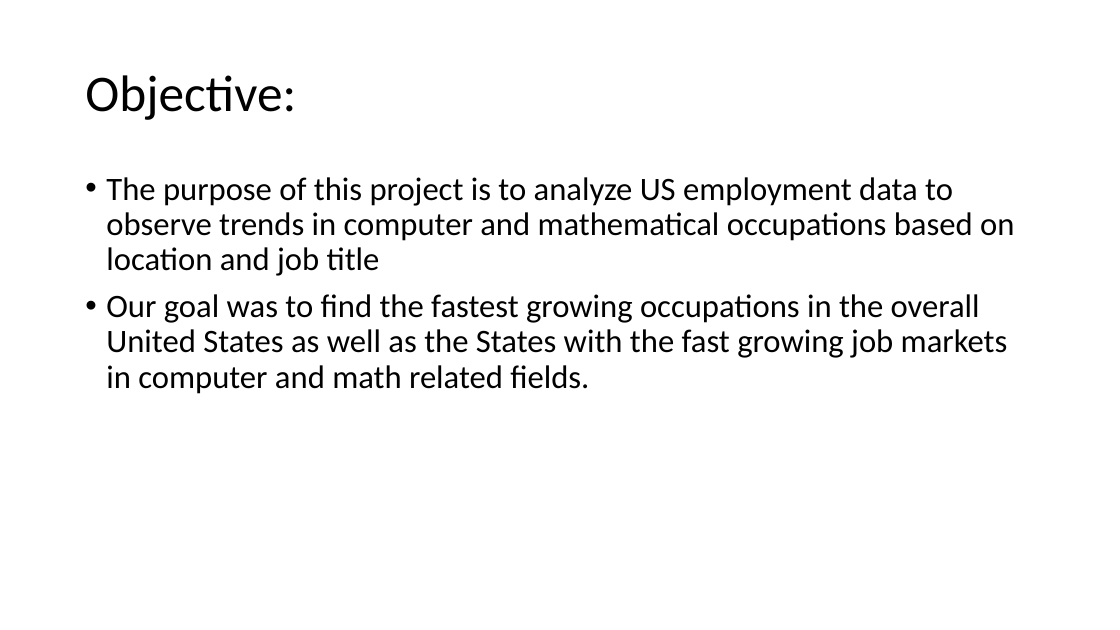
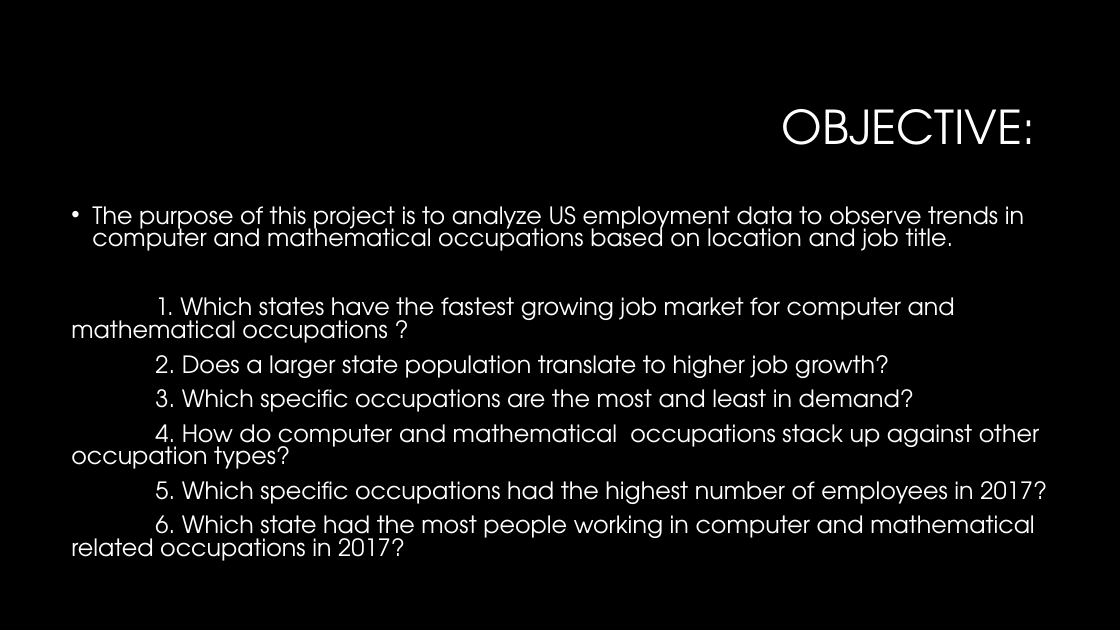
Before and after one commit to WCW789/Project1, a slide deck: slide 2 of Group_5_Presentation.pptx. Drawn at 1120x630 pixels with LibreOffice and Linux fonts; fonts in the diff are those of the drawing; background and template pictures are left out. Boxes give left, top, right and bottom in pixels: in the first picture for what was removed or moved away, otherwise in the second. Text is boxed around its words. In the diff, an @@ line names an element or a change of style, - is before the commit and + after.

```diff
--- a/Group_5_Presentation.pptx
+++ b/Group_5_Presentation.pptx
@@ background #FFFFFF to #000000 @@
@@ title at box(782, 109, 1036, 145): text changed; size 44 to 40 pt; font Calibri to TeX Gyre Adventor; text colour #000000 to #FFFFFF @@
-Objective:
+OBJECTIVE:
@@ text at box(71, 206, 1047, 561): text changed; size 28 to 20.4 pt; font Calibri to TeX Gyre Adventor; text colour #000000 to #FFFFFF @@
-• The purpose of this project is to analyze US employment data to observe trends in computer and mathematical occupations based on location and job title
-• Our goal was to find the fastest growing occupations in the overall United States as well as the States with the fast growing job markets in computer and math related fields.
+• The purpose of this project is to analyze US employment data to observe trends in computer and mathematical occupations based on location and job title.
+1. Which states have the fastest growing job market for computer and mathematical occupations ?
+2. Does a larger state population translate to higher job growth?
+3. Which specific occupations are the most and least in demand?
+4. How do computer and mathematical occupations stack up against other occupation types?
+5. Which specific occupations had the highest number of employees in 2017?
+6. Which state had the most people working in computer and mathematical related occupations in 2017?
```
Also in this commit, not shown: 11 other slides changed, 2 slides added, 2 slides removed.
